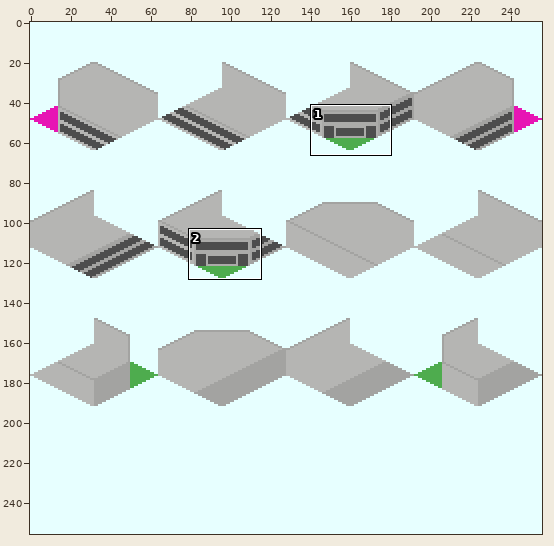
Two states of a sprite sheet, source/png/Simple_Station_MainStation-1.png. Above: a wide view before the commit, with the close-up outlined.
Close-up. Old version:
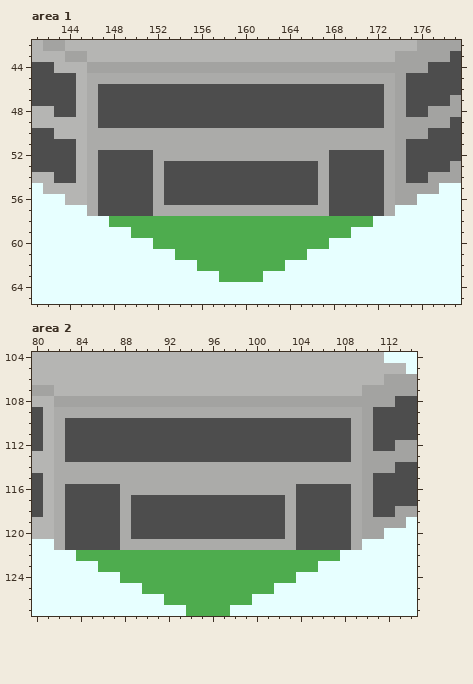
The file is 256x256 pixels. Colours within 5 levels of each other are drawn and written as one. Shown: area 1: x 141..179, y 42..65; area 2: x 80..114, y 104..127.
Once edited:
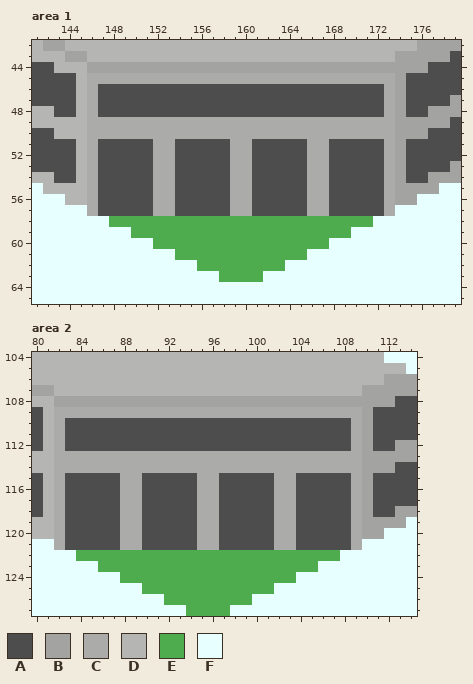
Palette (. is transparent): A #4d4d4d  B #a3a3a1  C #ababa9  D #b5b5b3  E #4eac4e  F #e7ffff
The edit:
--- area 1
@@ x 141..179 @@
 48 DDAADCAAAAAAAAAAAAAAAAAAAAAAAAAACBAABBB
-49 DDDDDCAAAAAAAAAAAAAAAAAAAAAAAAAACBBBBBA
+49 DDDDDCCCCCCCCCCCCCCCCCCCCCCCCCCCCBBBBBA
 50 AADDDCCCCCCCCCCCCCCCCCCCCCCCCCCCCBBBAAA
-51 AAAADCCCCCCCCCCCCCCCCCCCCCCCCCCCCBAAAAA
-52 AAAADCAAAAACCCCCCCCCCCCCCCCAAAAACBAAAAA
-53 AAAADCAAAAACAAAAAAAAAAAAAACAAAAACBAAAAB
-54 DDAADCAAAAACAAAAAAAAAAAAAACAAAAACBAABBB
-55 FDDDDCAAAAACAAAAAAAAAAAAAACAAAAACBBBBFF
-56 FFFDDCAAAAACAAAAAAAAAAAAAACAAAAACBBFFFF
-57 FFFFFCAAAAACCCCCCCCCCCCCCCCAAAAACFFFFFF
+51 AAAADCAAAAACCAAAAACCAAAAACCAAAAACBAAAAA
+52 AAAADCAAAAACCAAAAACCAAAAACCAAAAACBAAAAA
+53 AAAADCAAAAACCAAAAACCAAAAACCAAAAACBAAAAB
+54 DDAADCAAAAACCAAAAACCAAAAACCAAAAACBAABBB
+55 FDDDDCAAAAACCAAAAACCAAAAACCAAAAACBBBBFF
+56 FFFDDCAAAAACCAAAAACCAAAAACCAAAAACBBFFFF
+57 FFFFFCAAAAACCAAAAACCAAAAACCAAAAACFFFFFF
 58 FFFFFFFEEEEEEEEEEEEEEEEEEEEEEEEFFFFFFFF
--- area 2
@@ x 80..114 @@
 112 ADCAAAAAAAAAAAAAAAAAAAAAAAAAACBAABB
-113 DDCAAAAAAAAAAAAAAAAAAAAAAAAAACBBBBB
+113 DDCCCCCCCCCCCCCCCCCCCCCCCCCCCCBBBBB
 114 DDCCCCCCCCCCCCCCCCCCCCCCCCCCCCBBBAA
-115 ADCCCCCCCCCCCCCCCCCCCCCCCCCCCCBAAAA
-116 ADCAAAAACCCCCCCCCCCCCCCCAAAAACBAAAA
-117 ADCAAAAACAAAAAAAAAAAAAACAAAAACBAAAA
-118 ADCAAAAACAAAAAAAAAAAAAACAAAAACBAABB
-119 DDCAAAAACAAAAAAAAAAAAAACAAAAACBBBBF
-120 DDCAAAAACAAAAAAAAAAAAAACAAAAACBBFFF
-121 FFCAAAAACCCCCCCCCCCCCCCCAAAAACFFFFF
+115 ADCAAAAACCAAAAACCAAAAACCAAAAACBAAAA
+116 ADCAAAAACCAAAAACCAAAAACCAAAAACBAAAA
+117 ADCAAAAACCAAAAACCAAAAACCAAAAACBAAAA
+118 ADCAAAAACCAAAAACCAAAAACCAAAAACBAABB
+119 DDCAAAAACCAAAAACCAAAAACCAAAAACBBBBF
+120 DDCAAAAACCAAAAACCAAAAACCAAAAACBBFFF
+121 FFCAAAAACCAAAAACCAAAAACCAAAAACFFFFF
 122 FFFFEEEEEEEEEEEEEEEEEEEEEEEEFFFFFFF
